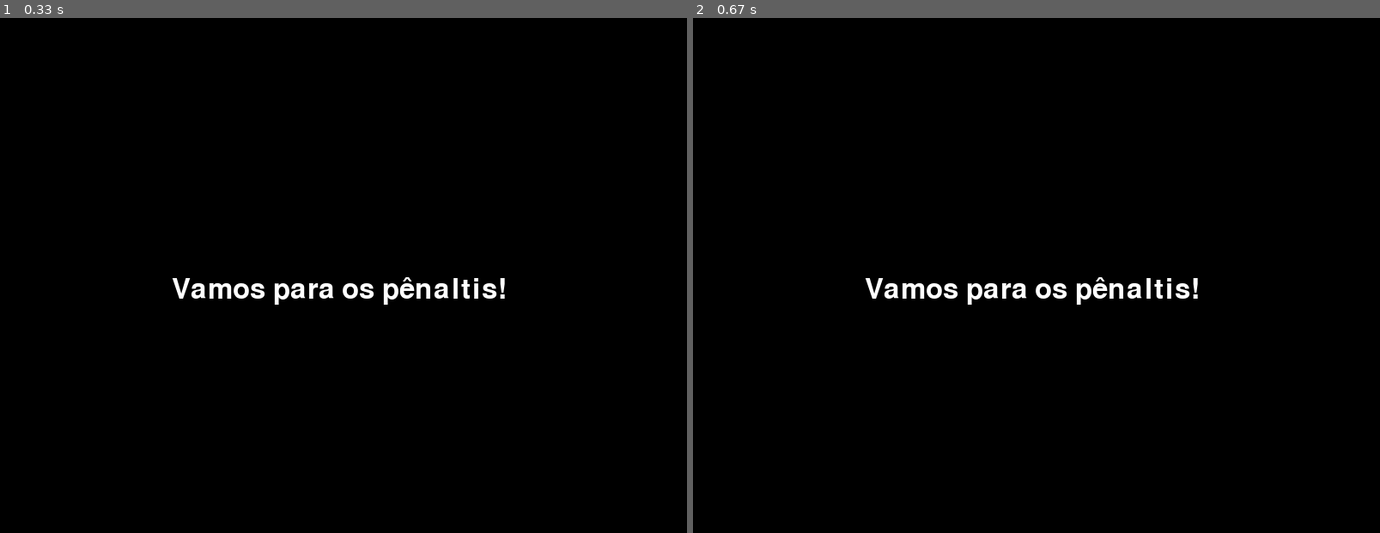
Above: before the commit, frames 1-2 (left to right).
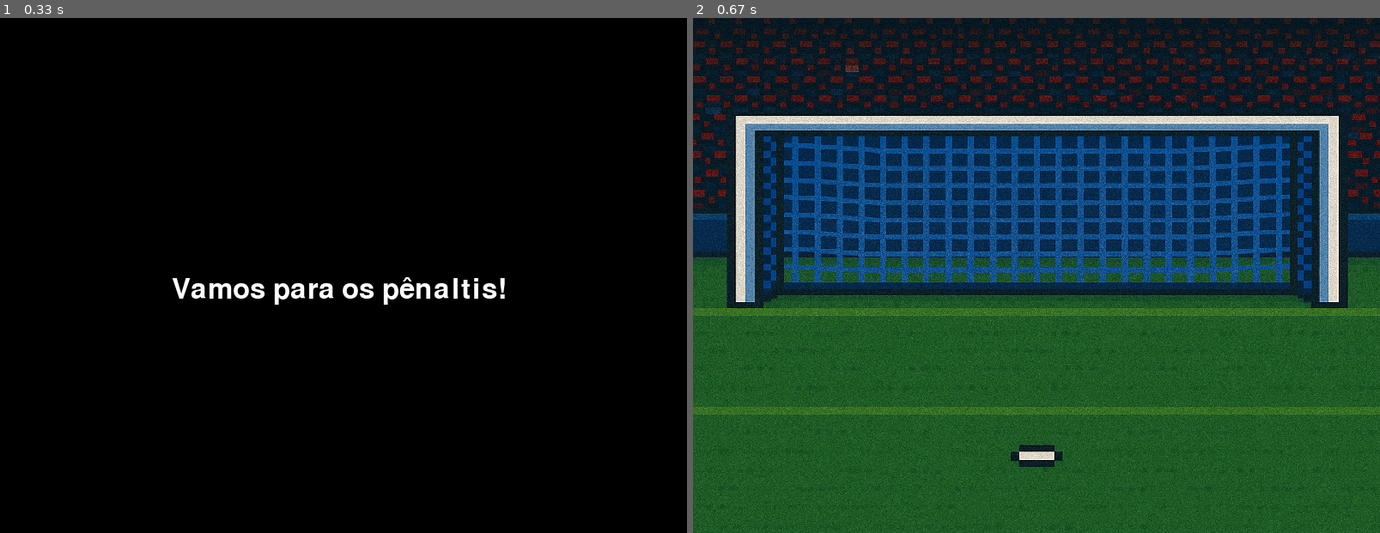
Above: after the commit, the same moments.

Repository: FredericoAyres/py-game
Game: pygame game, started from jogo.py
Two runs of this game, one before a commit and one after it. Both use one fixed random seed, a clock stepped at 60 frames per second and the inputs below.
Inputs:
- Up to frame 1 (0.33 s): no input
- Up to frame 2 (0.67 s): tap Enter at 0.33 s

Frame 1 is identical in both runs. In frame 2, 99% of the frame differs, in the area x 0-100%, y 0-100%.

Commit message:
estrutura do jogo

Diff:
--- /dev/null
+++ b/config.py
@@ -0,0 +1,4 @@
+INIT = 0
+GAME = 1
+QUIT = 2
+GAME_OVER = 3
--- a/jogo.py
+++ b/jogo.py
@@ -1,5 +1,8 @@
 import pygame
 import sys
+from config import INIT, QUIT, GAME, GAME_OVER
+from tela_inicial import tela_inicial
+from jogo_rodando import jogo_rodando
 
 # Inicializa o Pygame
 pygame.init()
@@ -11,19 +14,16 @@
 
 game = True
 
-font = pygame.font.SysFont(None, 48)
-text = font.render('Vamos para os pênaltis!', True, (255, 255, 255))
+estado = INIT
 
-while game:
-
-    for event in pygame.event.get(): #devolve uma lista de eventos
-
-        if event.type == pygame.QUIT:
-            game = False
-
-    window.fill((0, 0, 0))
-    window.blit(text,(200, 300))
-
-    pygame.display.update()
+while estado != QUIT:
+    if estado == INIT:
+        estado = tela_inicial(window)
+    elif estado == GAME:
+        estado = jogo_rodando(window)
+    elif estado == GAME_OVER:
+        estado = game_over(window)
+    else:
+        estado = QUIT
 
 pygame.quit()
--- /dev/null
+++ b/jogo_rodando.py
@@ -0,0 +1,23 @@
+import pygame
+from config import INIT, QUIT, GAME
+
+def jogo_rodando(window):
+    running = True
+    clock = pygame.time.Clock()
+    image = pygame.image.load('assets/img/Gol_DesSoft.png').convert_alpha()
+    image = pygame.transform.scale(image,(800, 600))
+    while running:
+        clock.tick(60)
+
+        for event in pygame.event.get(): #devolve uma lista de eventos
+
+            if event.type == pygame.QUIT:
+                running = False
+                estado = QUIT
+
+        window.blit(image, (0, 0))
+
+        pygame.display.flip()
+        pygame.display.update()
+
+    return estado
--- /dev/null
+++ b/tela_inicial.py
@@ -0,0 +1,28 @@
+import pygame
+from config import INIT, QUIT, GAME
+
+def tela_inicial(window):
+    running = True
+    clock = pygame.time.Clock()
+    font = pygame.font.SysFont(None, 48)
+    text = font.render('Vamos para os pênaltis!', True, (255, 255, 255))
+    while running:
+        clock.tick(60)
+
+        for event in pygame.event.get(): #devolve uma lista de eventos
+
+            if event.type == pygame.QUIT:
+                running = False
+                estado = QUIT
+
+            if event.type == pygame.KEYUP:
+                running = False
+                estado = GAME
+
+        window.fill((0, 0, 0))
+        window.blit(text,(200, 300))
+
+        pygame.display.flip()
+        pygame.display.update()
+
+    return estado
Empty file added: game_over.py
